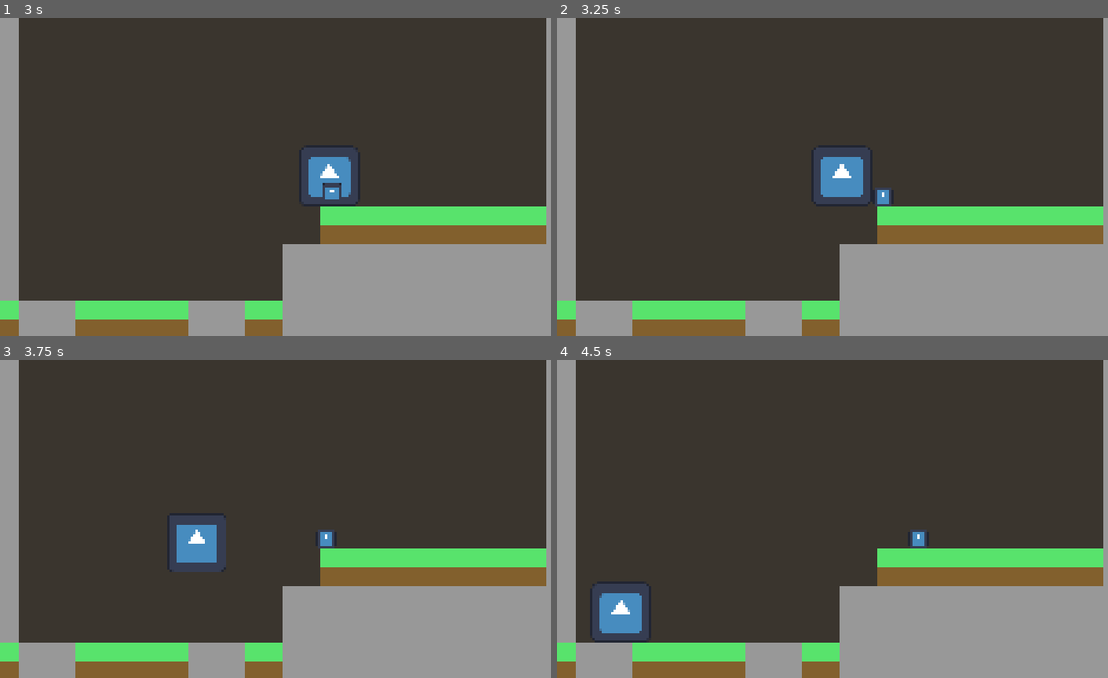
Above: before the commit, frames 1-4 (two rows, left to right).
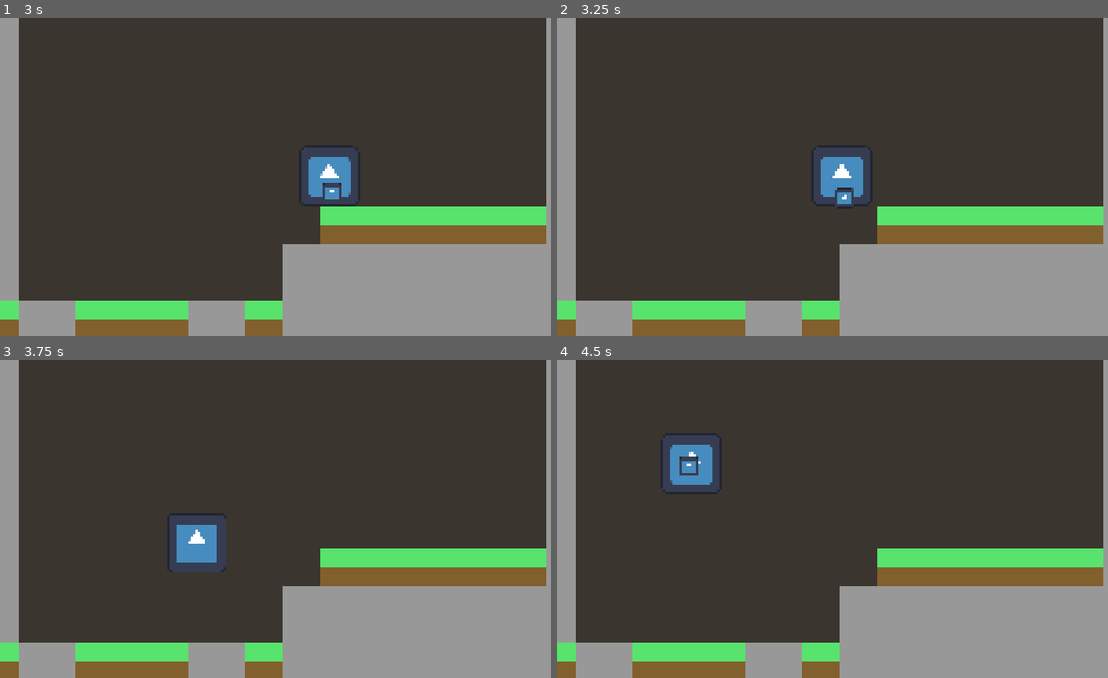
Above: after the commit, the same moments.

Repository: Olatiny/Cordyception
Game: Godot game, scene res://tiletest.tscn
The game is run twice, just before and just after one commit, with the same random seed, the same clock (stepped at 60 frames per second) and the same inputs. The engine's default icon, where the game draws it, is replaced by a stand-in: a white triangle on a blue panel in a dark square.
Inputs:
- Up to frame 1 (3 s): hold Right (move_right) 0.53-2.03 s; tap Shift (possess) every 0.75 s from 0.6 to 2.85 s; tap Up (jump) at 0.77, 1.52 s; tap Enter at 2 s; hold Left (move_left) from 2.03 s (still down)
- Up to frame 2 (3.25 s): keep holding Left (move_left); tap Up (jump) at 3.02 s
- Up to frame 3 (3.75 s): keep holding Left (move_left); tap Shift (possess) at 3.6 s
- Up to frame 4 (4.5 s): tap Up (jump) at 3.77 s; release Left (move_left) at 4.28 s; hold Right (move_right) from 4.28 s (still down); tap Shift (possess) at 4.35 s

Frame 1 is identical in both runs. In frame 2, 0.4% of the frame differs, in the area x 50-62%, y 53-60%; in frame 3, 0.2%; in frame 4, 4.4%, in the area x 5-68%, y 22-89%.

Commit message:
funguy changes

Diff:
--- a/src/creatures/funguy.gd
+++ b/src/creatures/funguy.gd
@@ -55,7 +55,7 @@
 	if my_state == STATE.POSSESSING:
 		return
 
-	if !grass_raycast_left.is_colliding() && !grass_raycast_right.is_colliding():
+	if grass_raycast_left.is_colliding() && grass_raycast_right.is_colliding():
 		if not is_on_floor():
 			my_state = STATE.SPORE_MODE
 		else:
@@ -71,6 +71,7 @@
 	var valid_bugs: Array[Node2D] = possess_area.get_overlapping_bodies()
 	valid_bugs.erase(self)
 	print("possess ",valid_bugs," ",valid_bugs.size())
+
 	# no bugs to possess
 	if valid_bugs.size() <= 0:
 		possess_shape.disabled
@@ -81,6 +82,7 @@
 	for bug in valid_bugs:
 		if bug.position - position < closest_bug.position - position:
 			closest_bug = bug
+
 	print("closest bug ", closest_bug)
 	if(closest_bug != null && closest_bug.try_possess()):
 		queue_free()
@@ -101,10 +103,10 @@
 func check_move():
 	var direction := Input.get_axis("move_left", "move_right")
 
-	if !grass_raycast_left.is_colliding() && direction < 0 && my_state != STATE.SPORE_MODE:
+	if grass_raycast_left.is_colliding() && direction < 0 && my_state != STATE.SPORE_MODE:
 		direction = 0
 
-	if !grass_raycast_right.is_colliding() && direction > 0 && my_state != STATE.SPORE_MODE:
+	if grass_raycast_right.is_colliding() && direction > 0 && my_state != STATE.SPORE_MODE:
 		direction = 0
 
 	if direction:
--- a/src/creatures/funguy.tscn
+++ b/src/creatures/funguy.tscn
@@ -25,10 +25,12 @@
 [node name="GrassDetectorLeft" type="RayCast2D" parent="."]
 position = Vector2(-4, 4)
 target_position = Vector2(0, 1)
+collision_mask = 16
 
 [node name="GrassDetectorRight" type="RayCast2D" parent="."]
 position = Vector2(4, 4)
 target_position = Vector2(0, 1)
+collision_mask = 16
 
 [node name="PossessArea" type="Area2D" parent="."]
 collision_layer = 0
